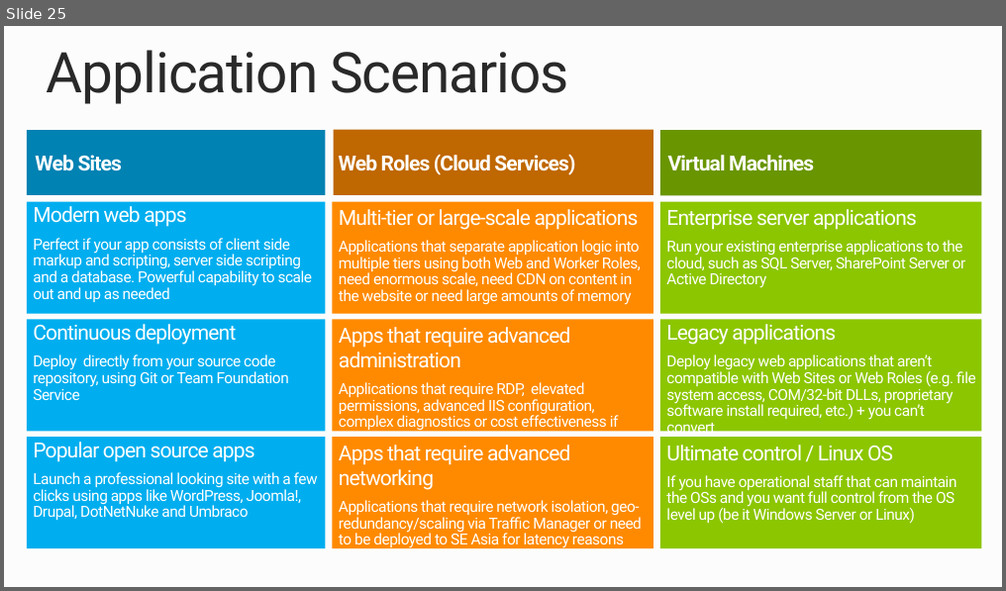
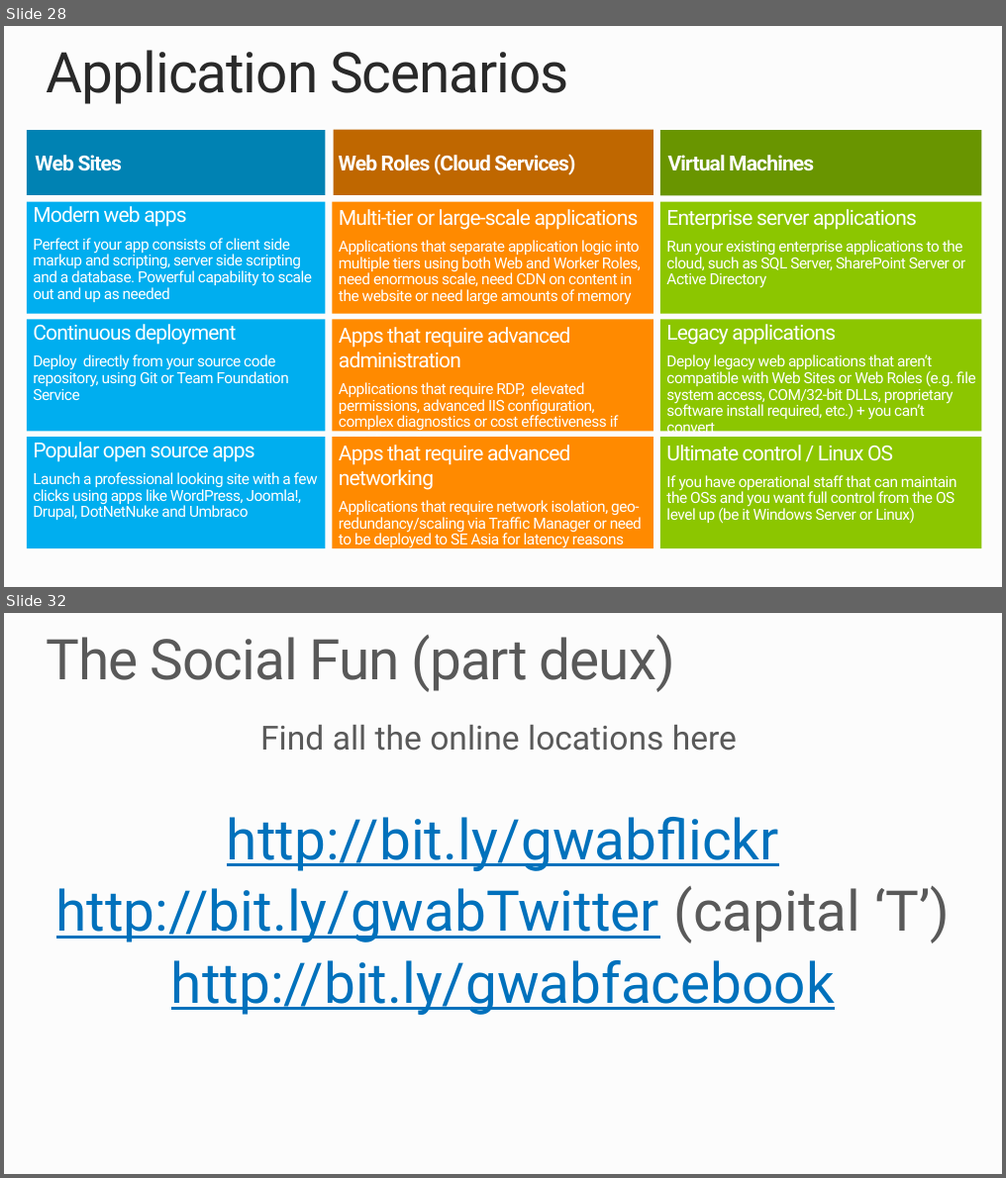
Before and after one commit to MRCollective/WindowsAzureBootcampPerth2014, a slide deck: 2_WebApps/WebApps.pptx. Shown one above the other, each under a label of ours: slide 25 before the commit, slides 28 and 32 after it; the slides between them are not shown. The pictures are 1006x591 and 1006x1178 pixels, drawn with LibreOffice and Linux fonts; fonts in the diff are those of the drawing. Boxes give left, top, right and bottom in pixels: in the first picture for what was removed or moved away, otherwise in the second. Text is boxed around its words. In the diff, an @@ line names an element or a change of style, - is before the commit and + after.

```diff
--- a/2_WebApps/WebApps.pptx
+++ b/2_WebApps/WebApps.pptx
@@ slide 32 added at [4, 613, 1002, 1174], background #FCFCFC @@
@@ title added at [47, 635, 675, 692], 54 pt, text #595959 @@
+The Social Fun (part deux)
@@ text added at [56, 725, 949, 1015], 54 pt, text #0071BC, underline @@
+Find all the online locations here
+http://bit.ly/gwabflickr
+http://bit.ly/gwabTwitter (capital ‘T’)
+http://bit.ly/gwabfacebook
@@ what was slide 25 is now slide 28 @@
```
Also in this commit, not shown: 4 slides changed, 6 other slides added, 5 other files.
